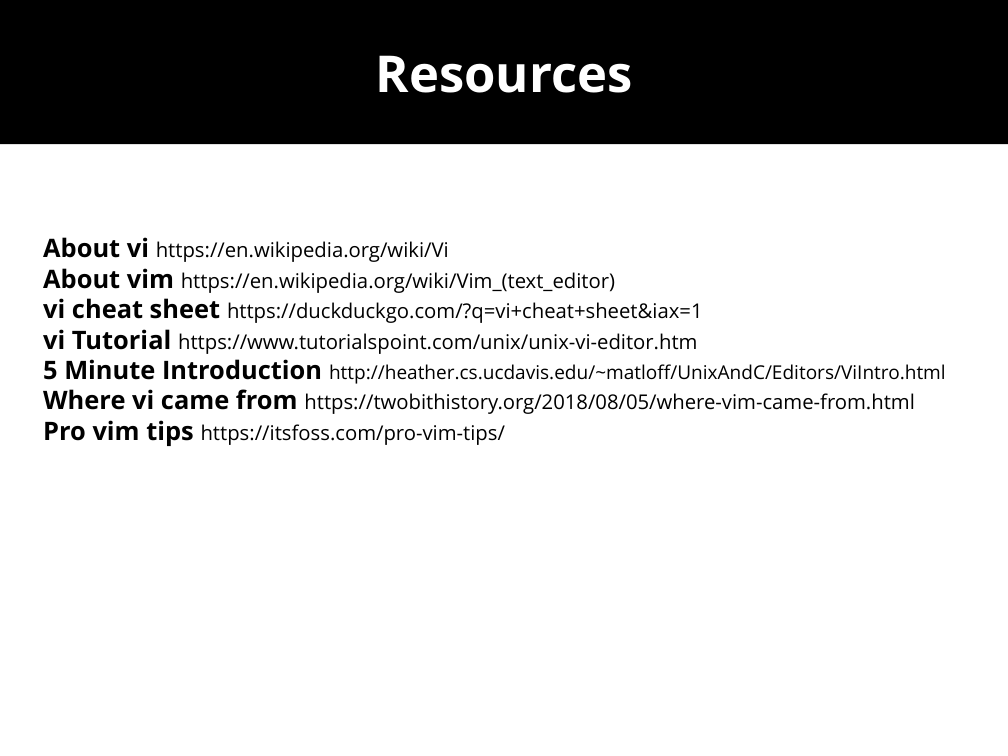
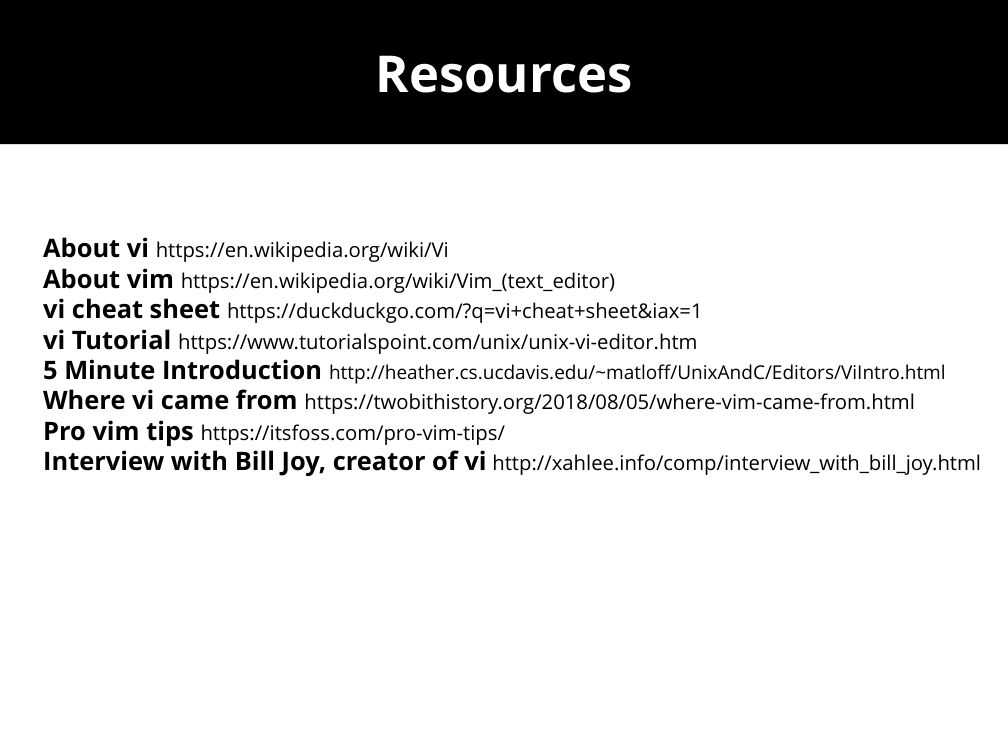
Before and after one commit to wolframroesler/Talks, a slide deck: slide 13 of vi.odp. Drawn at 1008x756 pixels with LibreOffice and Linux fonts; fonts in the diff are those of the drawing. Boxes give left, top, right and bottom in pixels: in the first picture for what was removed or moved away, otherwise in the second. Text is boxed around its words. In the diff, an @@ line names an element or a change of style, - is before the commit and + after.

Commit message:
Add hyperlink to interview with Bill Joy

```diff
--- a/vi.odp
+++ b/vi.odp
@@ text at [43, 450, 981, 476]: paragraph added @@
+Interview with Bill Joy, creator of vi http://xahlee.info/comp/interview_with_bill_joy.html
```
Also in this commit, not shown: 1 other file.
